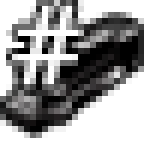
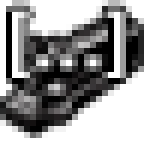
Revision of a layered 144×144 image; what changed, layer by layer:
added layer "[...]" above "#" over [12, 6, 126, 78]
hid "#" over [12, 0, 84, 90]
